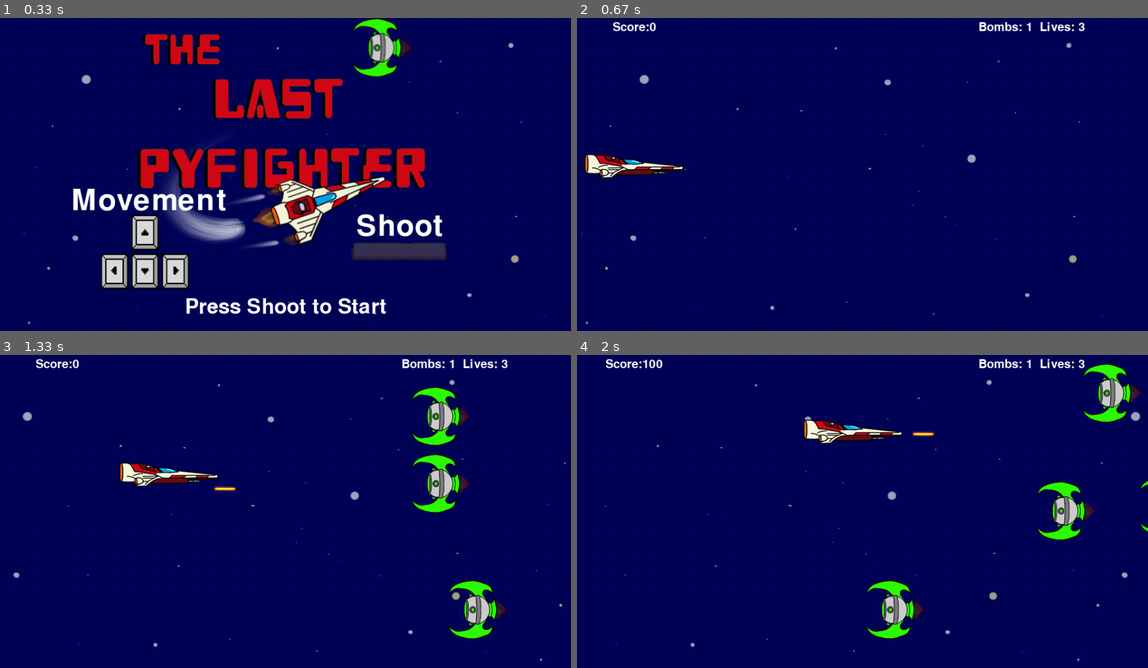
Above: before the commit, frames 1-4 (two rows, left to right).
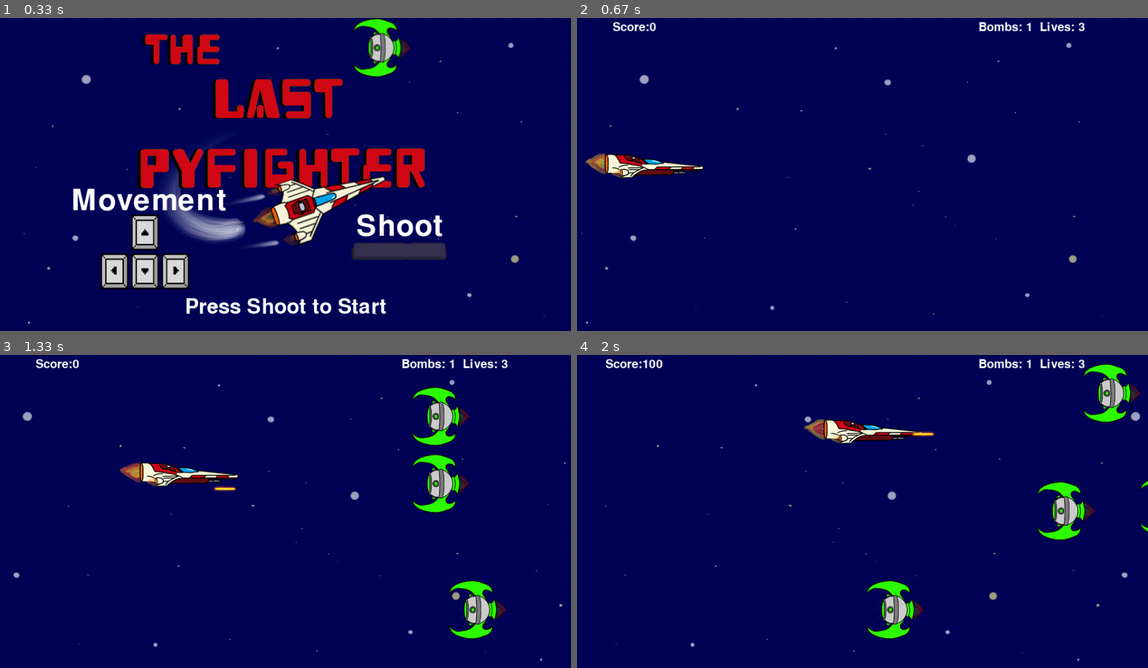
Above: after the commit, the same moments.

Repository: Demi-hero/UoN_Game_Project
Game: pygame game, started from Main.py
Same seed, same stepped clock (60 frames per second), same inputs: the game is played once before the commit and once after it.
Inputs:
- Up to frame 1 (0.33 s): no input
- Up to frame 2 (0.67 s): tap Space at 0.33 s
- Up to frame 3 (1.33 s): hold Right 0.67-1.13 s; hold Up from 1.22 s (still down); tap Space at 1.28 s
- Up to frame 4 (2 s): release Up at 1.52 s; hold Right from 1.55 s (still down); tap Space at 1.62, 1.92 s

Frame 1 is identical in both runs. In frame 2, 1.0% of the frame differs, in the area x 1-23%, y 43-52%; in frame 3, 1.0%; in frame 4, 1.0%, in the area x 39-61%, y 20-29%.

Commit message:
Ship Animation is AGO

Diff:
--- a/Main.py
+++ b/Main.py
@@ -3,6 +3,8 @@
 import gamedata as gd
 import eventhandler as eh
 # no realy push me
+
+
 class Main(eh.HandleEvent):
 
     def __init__(self):
--- a/gamedata.py
+++ b/gamedata.py
@@ -157,10 +157,10 @@
             self.rect.y = self.y_new
         # print (f"{self.x_vel}")
         if self.x_vel < 0:
-            self.sprite = self.sprite
+            self.image = self.sprite
             print(f"{self.sprite}")
         else:
-            self.sprite = self.animated_sprite[self.animation_loop//3]
+            self.image = self.animated_sprite[self.animation_loop//3]
             self.animation_loop += 1
             print(f"{self.sprite}")
             if self.animation_loop >= 9:
